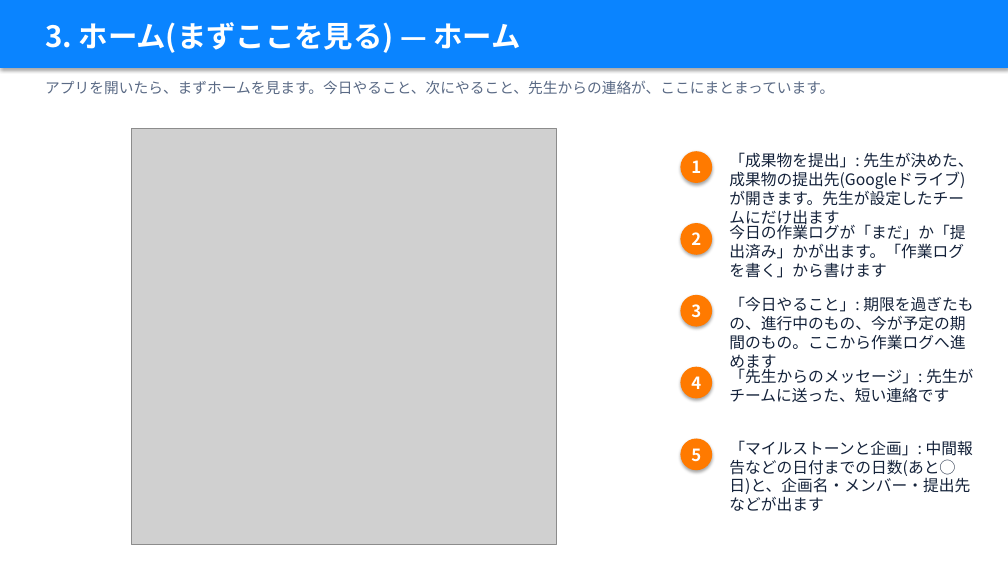
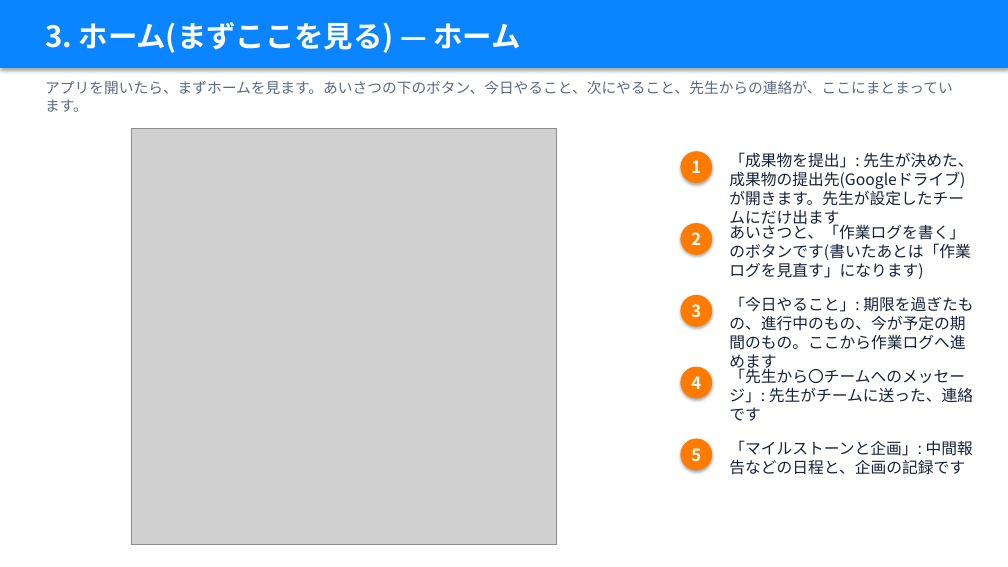
Before and after one commit to takky416-byte/sotsuken_pj_management, a slide deck: slide 7 of docs/manual/卒研PJ管理_説明資料_学生編.pptx. Drawn at 1008x567 pixels with LibreOffice and Linux fonts; fonts in the diff are those of the drawing; grey boxes stand for pictures. Boxes give left, top, right and bottom in pixels: in the first picture for what was removed or moved away, otherwise in the second. Text is boxed around its words. In the diff, an @@ line names an element or a change of style, - is before the commit and + after.

```diff
--- a/docs/manual/卒研PJ管理_説明資料_学生編.pptx
+++ b/docs/manual/卒研PJ管理_説明資料_学生編.pptx
@@ text at <box>45,80,953,112</box>: text changed @@
-アプリを開いたら、まずホームを見ます。今日やること、次にやること、先生からの連絡が、ここにまとまっています。
+アプリを開いたら、まずホームを見ます。あいさつの下のボタン、今日やること、次にやること、先生からの連絡が、ここにまとまっています。
@@ text at <box>729,222,971,279</box>: text changed @@
-今日の作業ログが「まだ」か「提出済み」かが出ます。「作業ログを書く」から書けます
+あいさつと、「作業ログを書く」のボタンです(書いたあとは「作業ログを見直す」になります)
@@ text at <box>729,366,973,421</box>: text changed @@
-「先生からのメッセージ」: 先生がチームに送った、短い連絡です
+「先生から〇チームへのメッセージ」: 先生がチームに送った、連絡です
@@ text at <box>729,440,973,475</box>: text changed @@
-「マイルストーンと企画」: 中間報告などの日付までの日数(あと◯日)と、企画名・メンバー・提出先などが出ます
+「マイルストーンと企画」: 中間報告などの日程と、企画の記録です
```
Also in this commit, not shown: 19 other slides changed, 7 slides added, 9 other files.
